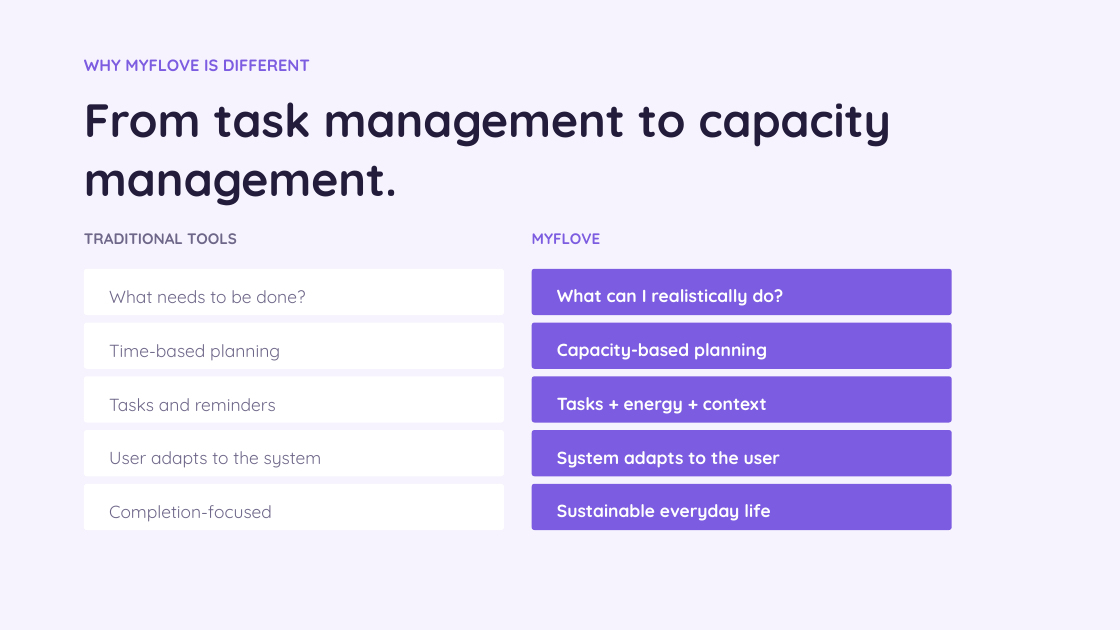
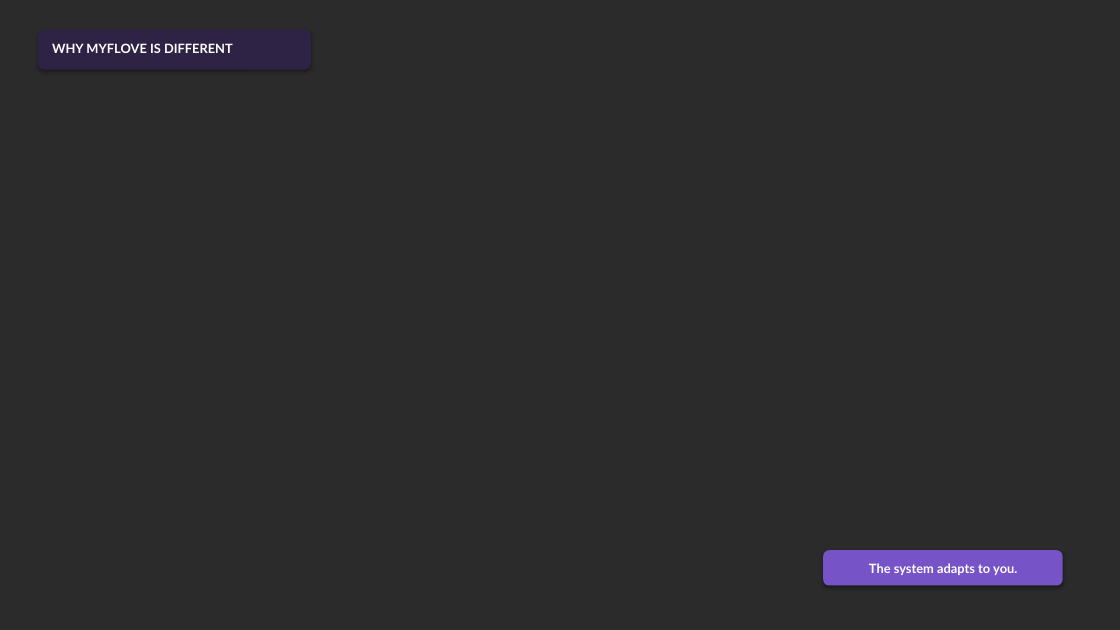
Before and after one commit to camillabaksi/myflove-926d3d31, a slide deck: slide 6 of public/pitch/MyFlove_Investor_Pitch_3min_EN.pptx. Drawn at 1120x630 pixels with LibreOffice and Linux fonts; fonts in the diff are those of the drawing; background and template pictures are left out; a plain dark background stands for a picture behind light text. Boxes give left, top, right and bottom in pixels: in the first picture for what was removed or moved away, otherwise in the second. Text is boxed around its words. In the diff, an @@ line names an element or a change of style, - is before the commit and + after.

```diff
--- a/public/pitch/MyFlove_Investor_Pitch_3min_EN.pptx
+++ b/public/pitch/MyFlove_Investor_Pitch_3min_EN.pptx
@@ background #FFFFFF to picture (left out) @@
@@ rectangle removed at (0,0,1120,630) @@
@@ rounded rectangle added at (38,29,311,70), fill #2F2345 @@
@@ text "WHY MYFLOVE IS DIFFERENT": place and size @@
-text "WHY MYFLOVE IS DIFFERENT" at (84,59,310,71)
+text "WHY MYFLOVE IS DIFFERENT" at (52,43,233,53)
@@ text "WHY MYFLOVE IS DIFFERENT" at (52,43,233,53): size 14 to 11 pt, font Quicksand to Lato, text colour #7C5CE0 to #FFFFFF; line spacing 1.15 to 1 @@
@@ text removed at (84,102,892,206) @@
-From task management to capacity management.
@@ text removed at (84,233,237,244) @@
-TRADITIONAL TOOLS
@@ text removed at (532,233,601,244) @@
-MYFLOVE
@@ rounded rectangle removed at (84,269,504,315) @@
@@ rounded rectangle removed at (532,269,952,315) @@
@@ text removed at (109,290,305,303) @@
-What needs to be done?
@@ text removed at (557,289,784,306) @@
-What can I realistically do?
@@ rounded rectangle removed at (84,323,504,369) @@
@@ rounded rectangle removed at (532,323,952,369) @@
@@ text removed at (109,344,280,361) @@
-Time-based planning
@@ text removed at (557,343,767,360) @@
-Capacity-based planning
@@ rounded rectangle removed at (84,376,504,423) @@
@@ rounded rectangle removed at (532,376,952,423) @@
@@ text removed at (109,398,276,411) @@
-Tasks and reminders
@@ text removed at (557,397,767,414) @@
-Tasks + energy + context
@@ rounded rectangle removed at (84,430,504,476) @@
@@ rounded rectangle removed at (532,430,952,476) @@
@@ text removed at (109,451,322,468) @@
-User adapts to the system
@@ rounded rectangle removed at (84,484,504,530) @@
@@ text removed at (109,505,272,522) @@
-Completion-focused
@@ rounded rectangle removed at (532,484,952,530) @@
@@ text removed at (557,504,770,521) @@
-Sustainable everyday life
@@ rounded rectangle added at (823,550,1063,586), fill #7653C6 @@
@@ text at (869,563,1017,575): text changed; size 15 to 11 pt; font Quicksand to Lato @@
-System adapts to the user
+The system adapts to you.
```
Also in this commit, not shown: 11 other slides changed, 1 slide added, 1 slide removed.
